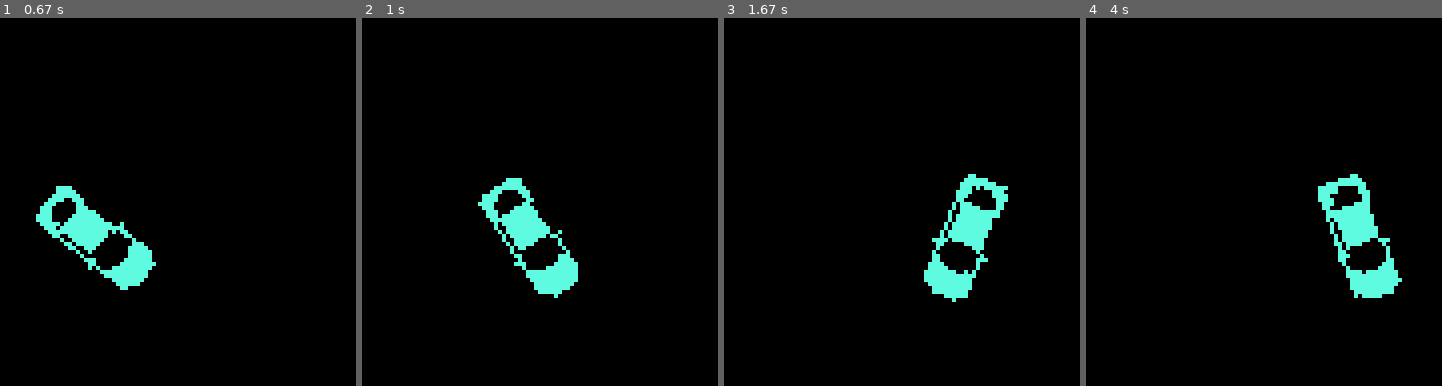
Above: before the commit, frames 1-4 (left to right).
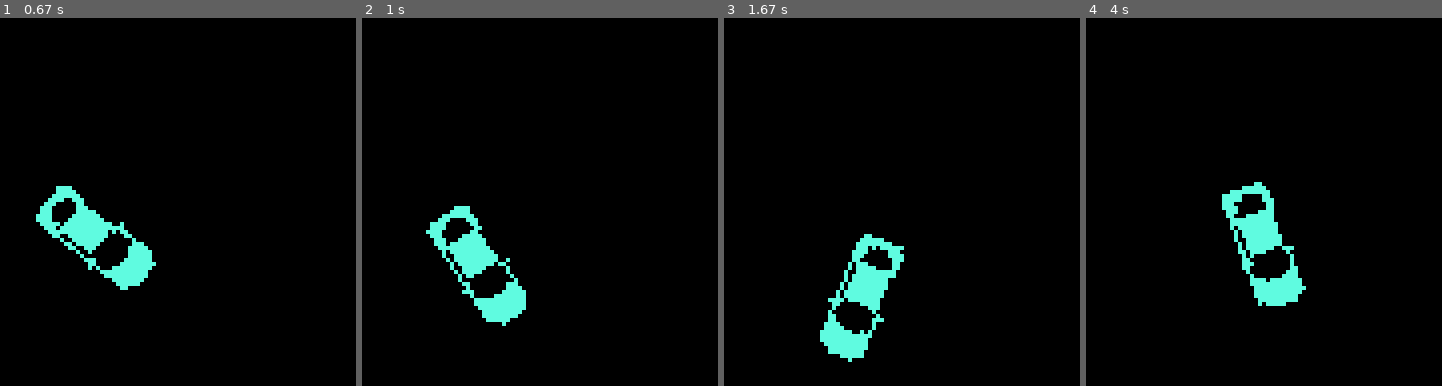
Above: after the commit, the same moments.

Repository: WilliamForSchool/PygameProject
Game: pygame game, started from neww.py
Same seed, same stepped clock (60 frames per second), same inputs: the game is played once before the commit and once after it.
Inputs:
- Up to frame 1 (0.67 s): hold D from 0.33 s (still down)
- Up to frame 2 (1 s): release D at 0.8 s; hold W from 0.83 s (still down)
- Up to frame 3 (1.67 s): release W at 1.13 s; hold D 1.17-1.63 s
- Up to frame 4 (4 s): hold A 1.67-2.2 s; hold S 2.23-2.53 s; hold A 2.57-2.97 s; hold W 3-3.37 s; hold D from 3.4 s (still down)

Frame 1 is identical in both runs. In frame 2, 6.0% of the frame differs, in the area x 17-61%, y 43-84%; in frame 3, 6.2%, in the area x 26-80%, y 42-94%; in frame 4, 6.2%.

Commit message:
More Moving stuff

Diff:
--- a/neww.py
+++ b/neww.py
@@ -1,5 +1,6 @@
 import pygame
 from sys import exit
+import math
 from random import randint
 
 class Car(pygame.sprite.Sprite):
@@ -14,16 +15,19 @@
 		var.replace((220,0,0), (randint(0,255), randint(0,255), randint(0,255)))
 		self.x = 300.0 # store x independently of rectangle so that it can be a double
 		self.y = 400.0
-		self.angle = 0;
+		self.gear = 1
+		self.angle = 0
 		self.master_image = self.image
 		self.master_rect = self.rect # keep a copy of the original rectangle for rotation
 
 	def forward(self):
-		self.x += 2
+		self.x = self.x + self.gear * math.cos(self.angle/180 * math.pi)
+		self.y = self.y + self.gear * math.sin(self.angle/180*math.pi)
 		self.rect.center = (self.x, self.y)
 
 	def back(self):
-		self.x -= 2
+		self.x = self.x - self.gear * math.cos(self.angle/180 * math.pi)
+		self.y = self.y - self.gear * math.sin(self.angle/180*math.pi)
 		self.rect.center = (self.x, self.y)
 
 	def player_input(self):
